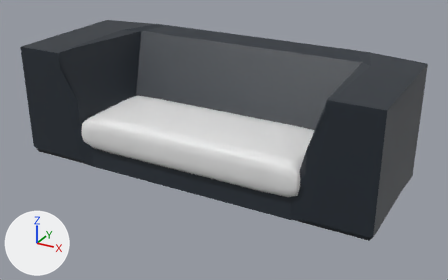
Two versions of the glTF model sofa/product3/3-1.glb, one commit apart.
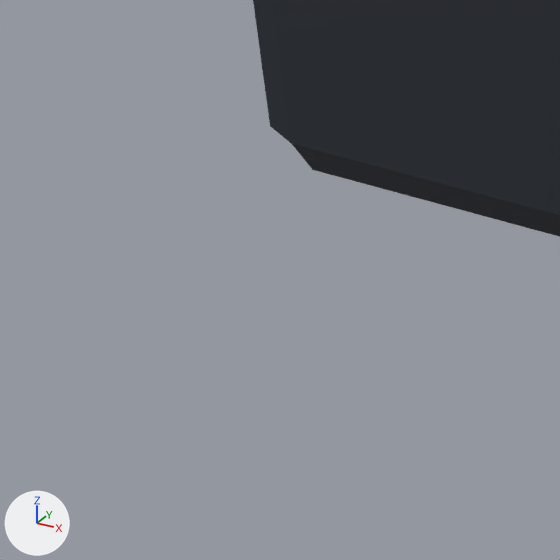
The first picture shows the older version from a camera (50 mm lens) standing at (2.479, -2.564, 1.211) and looking at (1.284, -0.391, 0.124). The close-ups show both versions on the part from 0% to 15% of the width and 47% to 71% of the height of that picture; other places that the commit changed are outside them. Every picture has the same lights, and +X, +Y and +Z are marked at lower left. Where no turn or scale is listed for an object, it has been applied to the vertices.

Before the edit, the objects in view are built like this:
```python
me_cube_001 = bpy.data.meshes.new('Cube.001')
me_cube_001.from_pydata(...)  # 488 vertices, 972 faces; spans x -0.8..0.8, y -0.3..0.35, z -0.25..0.25
me_cube_001.materials.append(mat_material_001)  # dark blue #232b34
ob_cube = bpy.data.objects.new('Cube', me_cube_001)
ob_cube.location = (1.2432, -0.3898, 0.2519)
```
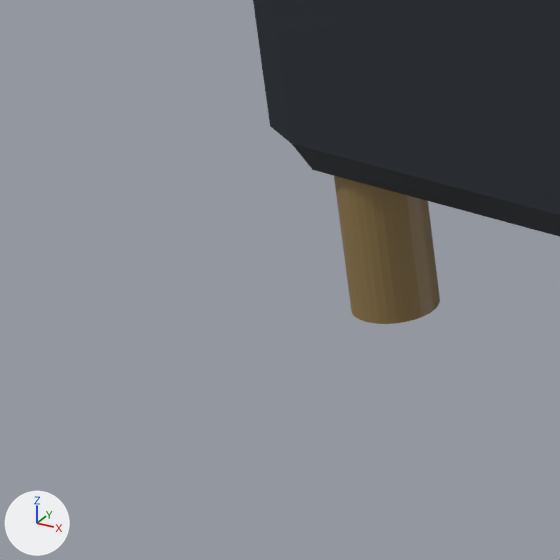
The newer file is also turned or shifted as a whole; pictures and numbers use the older file's frame.

Changed parts and their boxes (x1, y1, x2, y2) in the close-ups (560 x 560 px):
'Cylinder.003', added (brown)
    after: (334, 176, 440, 324)

What changed in the scene script:
```text
Add mat_material_006:
    mat_material_006 = principled_material('Material.006')
    mat_material_006.base_color = (0.262, 0.175, 0.0648)  # brown #8c7448
Add me_cylinder_003:
    me_cylinder_003.from_pydata(...)  # a 32-sided cylinder along z spanning x -0.025..0.025, y -0.025..0.025, z -0.05..0.05
    me_cylinder_003.materials.append(mat_material_006)  # brown #8c7448
Add ob_cylinder_003:
    ob_cylinder_003 = bpy.data.objects.new('Cylinder.003', me_cylinder_003)
    ob_cylinder_003.location = (0.4836, -0.6489, -0.0401)
```
